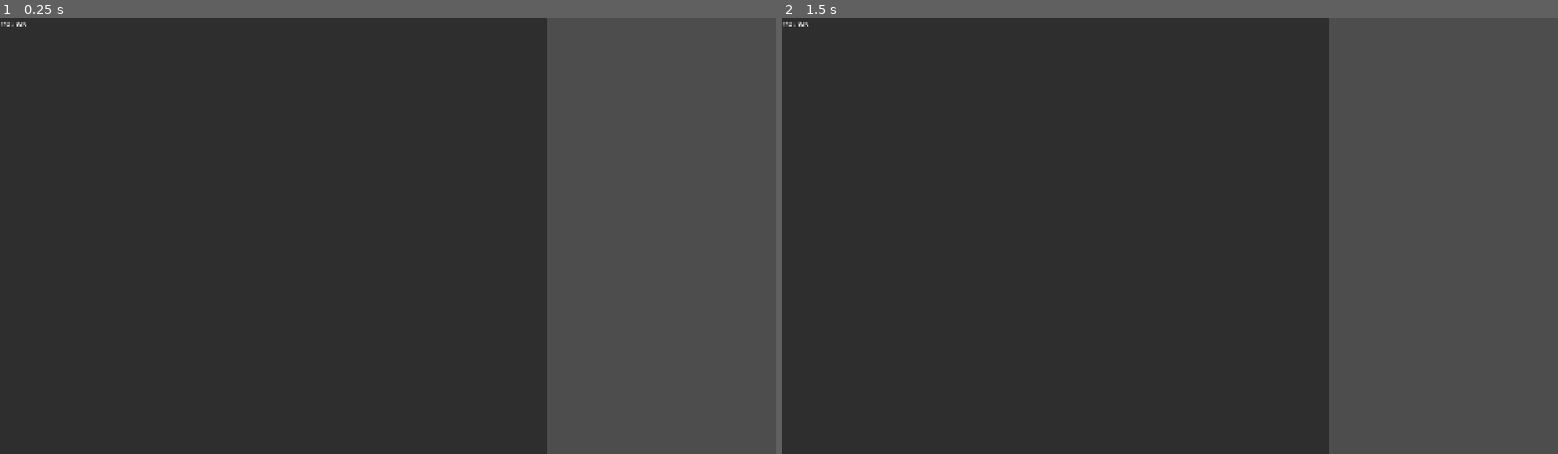
Above: before the commit, frames 1-2 (left to right).
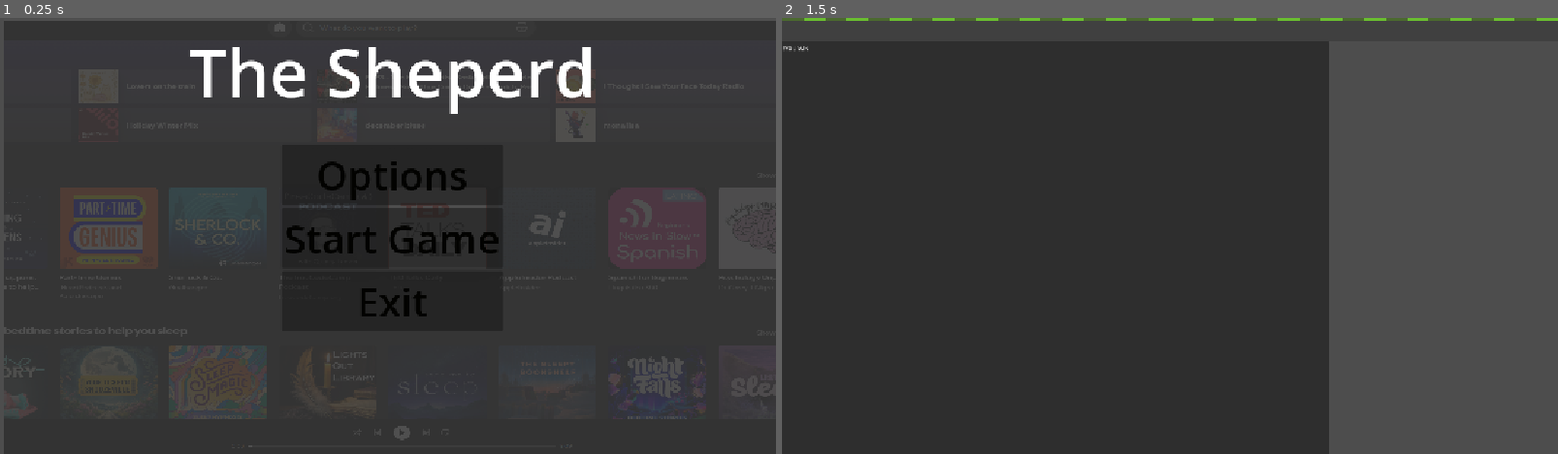
Above: after the commit, the same moments.

Repository: SimpleCaci/Brainless-Mini-Game-Jam-2026
Game: Godot game, scene res://scenes/main_menu.tscn
The game is run twice, just before and just after one commit, with the same random seed, the same clock (stepped at 60 frames per second) and the same inputs. Before the commit the project starts from res://scenes/main_scene.tscn. The engine's default icon, where the game draws it, is replaced by a stand-in: a white triangle on a blue panel in a dark square.
Inputs (mouse positions are in pixels of both pictures, inside the frame that each line leads up to):
- Up to frame 1 (0.25 s): no input
- Up to frame 2 (1.5 s): click (1177, 174) at 0.5 s, where only the run after the commit has a clickable "Options"; tap Enter at 1.25 s; move the mouse to (1340, 214) at 1.27 s; click (1340, 214) at 1.42 s

The runs differ from the first frame. In frame 1, 18% of the frame differs, in the area x 0-100%, y 0-100%; in frame 2, 0.7%.

Commit message:
added basic menu

Diff:
--- a/brainless-game-jam-2026/project.godot
+++ b/brainless-game-jam-2026/project.godot
@@ -11,7 +11,7 @@
 [application]
 
 config/name="Brainless Game Jam 2026"
-run/main_scene="uid://28h8gmyru2pi"
+run/main_scene="uid://dnxk5nam62qyi"
 config/features=PackedStringArray("4.5", "Mobile")
 config/icon="res://assets/icon.svg"
 
--- a/brainless-game-jam-2026/scenes/dog.tscn
+++ b/brainless-game-jam-2026/scenes/dog.tscn
@@ -115,8 +115,8 @@
 [node name="AnimatedSprite2D" type="AnimatedSprite2D" parent="."]
 position = Vector2(1, -10.126586)
 sprite_frames = SubResource("SpriteFrames_hmlq1")
-animation = &"idle"
-autoplay = "idle"
+animation = &"walk"
+autoplay = "walk"
 flip_h = true
 script = SubResource("GDScript_qut2a")
 
--- /dev/null
+++ b/brainless-game-jam-2026/scenes/main_menu.gd
@@ -0,0 +1,26 @@
+extends Control
+
+
+# Called when the node enters the scene tree for the first time.
+func _ready():
+	pass # Replace with function body.
+
+
+# Called every frame. 'delta' is the elapsed time since the previous frame.
+func _process(delta):
+	pass
+
+
+
+func _on_settings_pressed():
+	pass # Replace with function body.
+
+
+func _on_exit_pressed():
+	get_tree().quit()
+	pass # Replace with function body.
+
+
+func _on_start_pressed():
+	get_tree().change_scene_to_file("res://scenes/main_scene.tscn")
+	pass # Replace with function body.
--- /dev/null
+++ b/brainless-game-jam-2026/scenes/main_menu.tscn
@@ -0,0 +1,88 @@
+[gd_scene load_steps=4 format=3 uid="uid://dnxk5nam62qyi"]
+
+[ext_resource type="Script" uid="uid://bspmcl7flvgoy" path="res://scenes/main_menu.gd" id="1_ekxnf"]
+[ext_resource type="Texture2D" uid="uid://cxcm2o8m8d4mb" path="res://assets/Screenshot 2026-01-08 011403.png" id="2_bqqt6"]
+
+[sub_resource type="StyleBoxTexture" id="StyleBoxTexture_wu84c"]
+texture = ExtResource("2_bqqt6")
+modulate_color = Color(0.33367163, 0.33367163, 0.33367163, 0.32941177)
+
+[node name="MainMenu" type="Control"]
+layout_mode = 3
+anchors_preset = 15
+anchor_right = 1.0
+anchor_bottom = 1.0
+offset_left = 6.0
+offset_top = 3.0
+offset_right = 6.0
+offset_bottom = 3.0
+grow_horizontal = 2
+grow_vertical = 2
+script = ExtResource("1_ekxnf")
+
+[node name="Panel" type="Panel" parent="."]
+layout_mode = 0
+offset_right = 1146.0
+offset_bottom = 648.0
+theme_override_styles/panel = SubResource("StyleBoxTexture_wu84c")
+
+[node name="VBoxContainer" type="VBoxContainer" parent="."]
+layout_mode = 1
+anchors_preset = 8
+anchor_left = 0.5
+anchor_top = 0.5
+anchor_right = 0.5
+anchor_bottom = 0.5
+offset_left = -164.5
+offset_top = -139.0
+offset_right = 164.5
+offset_bottom = 139.0
+grow_horizontal = 2
+grow_vertical = 2
+
+[node name="Button" type="Button" parent="VBoxContainer"]
+layout_mode = 2
+size_flags_horizontal = 5
+size_flags_vertical = 4
+theme_override_colors/font_color = Color(0.0093103545, 0.0093103545, 0.0021230865, 1)
+theme_override_colors/font_focus_color = Color(0.9490196, 0.5254902, 0, 1)
+theme_override_colors/icon_hover_color = Color(1, 0, 1, 1)
+theme_override_font_sizes/font_size = 59
+text = "Options"
+
+[node name="Button2" type="Button" parent="VBoxContainer"]
+layout_mode = 2
+size_flags_horizontal = 5
+size_flags_vertical = 4
+theme_override_colors/font_color = Color(0.0093103545, 0.0093103545, 0.0021230865, 1)
+theme_override_colors/font_focus_color = Color(0.9490196, 0.5254902, 0, 1)
+theme_override_colors/icon_hover_color = Color(1, 0, 1, 1)
+theme_override_font_sizes/font_size = 59
+text = "Start Game"
+
+[node name="Button3" type="Button" parent="VBoxContainer"]
+layout_mode = 2
+size_flags_horizontal = 5
+size_flags_vertical = 4
+theme_override_colors/font_color = Color(0.0093103545, 0.0093103545, 0.0021230865, 1)
+theme_override_colors/font_focus_color = Color(0.9490196, 0.5254902, 0, 1)
+theme_override_colors/icon_hover_color = Color(1, 0, 1, 1)
+theme_override_font_sizes/font_size = 59
+text = "Exit"
+
+[node name="Label" type="Label" parent="."]
+layout_mode = 1
+anchors_preset = 5
+anchor_left = 0.5
+anchor_right = 0.5
+offset_left = -302.5
+offset_top = 8.0
+offset_right = 302.5
+offset_bottom = 171.0
+grow_horizontal = 2
+theme_override_font_sizes/font_size = 100
+text = "The Sheperd"
+
+[connection signal="pressed" from="VBoxContainer/Button" to="." method="_on_start_pressed"]
+[connection signal="pressed" from="VBoxContainer/Button2" to="." method="_on_settings_pressed"]
+[connection signal="pressed" from="VBoxContainer/Button3" to="." method="_on_exit_pressed"]
--- a/brainless-game-jam-2026/scenes/main_scene.tscn
+++ b/brainless-game-jam-2026/scenes/main_scene.tscn
@@ -6,18 +6,6 @@
 [ext_resource type="PackedScene" uid="uid://cmsl1j5ejkhtx" path="res://scenes/goal.tscn" id="4_pu3yx"]
 
 [sub_resource type="GDScript" id="GDScript_pu3yx"]
-script/source = "extends Node2D
-
-
-# Called when the node enters the scene tree for the first time.
-func _ready():
-	pass # Replace with function body.
-
-
-# Called every frame. 'delta' is the elapsed time since the previous frame.
-func _process(delta):
-	pass
-"
 
 [sub_resource type="GDScript" id="GDScript_d5x1h"]
 script/source = "extends CanvasLayer
@@ -60,7 +48,9 @@
 	speed_label.text = \"Speed: %d\" % int(speed)
 "
 
-[node name="Main Scene" type="Node2D"]
+[node name="Main Scene" type="Control"]
+layout_mode = 3
+anchors_preset = 0
 script = SubResource("GDScript_pu3yx")
 
 [node name="map" parent="." instance=ExtResource("1_pw63i")]
@@ -80,6 +70,7 @@
 oversampling_override = 1.0
 mode = 2
 title = "MENU SCREEN"
+position = Vector2i(0, 36)
 size = Vector2i(2999, 2999)
 visible = true
 unresizable = false
--- a/brainless-game-jam-2026/scripts/dog.gd
+++ b/brainless-game-jam-2026/scripts/dog.gd
@@ -60,6 +60,7 @@
 	max_speed = 10000000.0
 	friction = -5
 	$Popup.popup()
+	get_tree().change_scene_to_file("res://scenes/main_menu.tscn")
 
 func _physics_process(delta: float) -> void:
 	rotation = 0.0
Binary file added: brainless-game-jam-2026/assets/Screenshot 2026-01-08 011403.png
Not shown, added: brainless-game-jam-2026/assets/Screenshot 2026-01-08 011403.png.import
Not shown, added: brainless-game-jam-2026/scenes/main_menu.gd.uid
Not shown, added: game.zip
Not shown, added: index.exe
Not shown, added: index.pck
